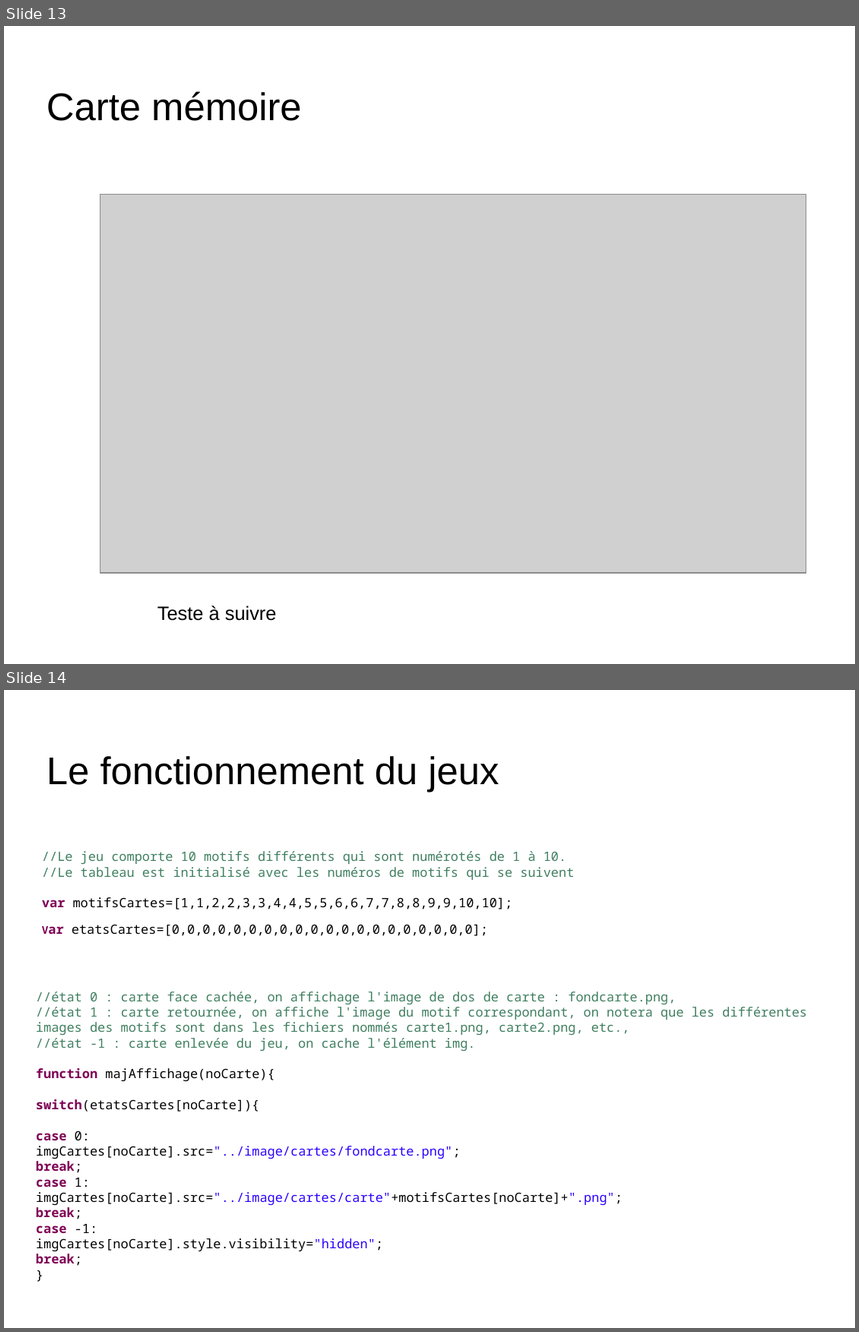
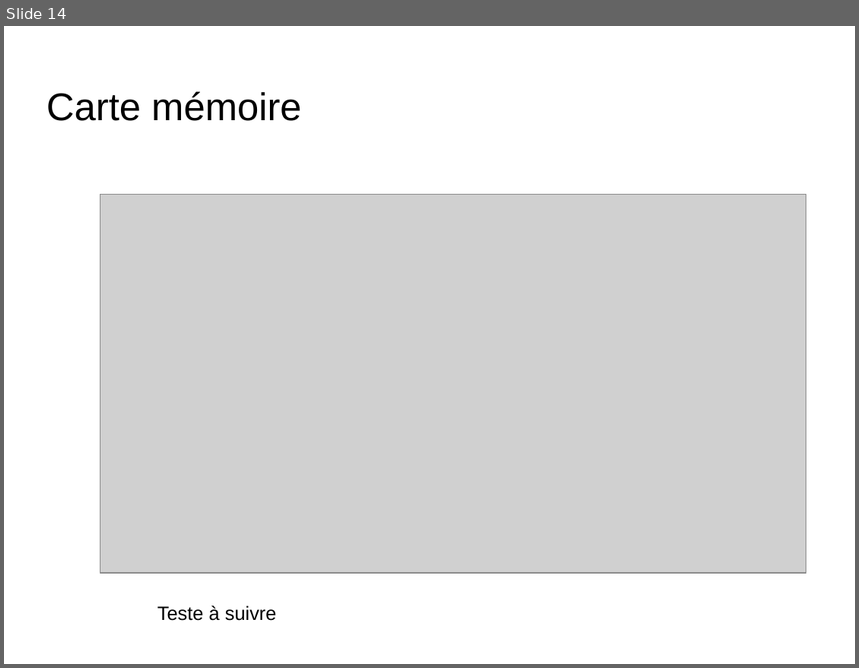
Before and after one commit to ClementM0512/Projet_Ortho, a slide deck: diapo karl Bourgault.odp. Shown one above the other, each under a label of ours: slides 13 and 14 before the commit, slide 14 after it. The pictures are 859x1332 and 859x668 pixels, drawn with LibreOffice and Linux fonts; fonts in the diff are those of the drawing; grey boxes stand for pictures; background and template pictures are left out. Boxes give left, top, right and bottom in pixels: in the first picture for what was removed or moved away, otherwise in the second. Text is boxed around its words. In the diff, an @@ line names an element or a change of style, - is before the commit and + after.

```diff
--- a/diapo karl Bourgault.odp
+++ b/diapo karl Bourgault.odp
@@ slide 14 removed at [4, 690, 855, 1328], background picture (left out) @@
@@ title removed at [47, 756, 499, 792] @@
-Le fonctionnement du jeux
@@ text removed at [42, 851, 574, 910] @@
-//Le jeu comporte 10 motifs différents qui sont numérotés de 1 à 10.
-//Le tableau est initialisé avec les numéros de motifs qui se suivent
-var motifsCartes=[1,1,2,2,3,3,4,4,5,5,6,6,7,7,8,8,9,9,10,10];
@@ text removed at [72, 924, 488, 936] @@
-Var etatsCartes=[0,0,0,0,0,0,0,0,0,0,0,0,0,0,0,0,0,0,0,0];
@@ text removed at [36, 992, 807, 1266] @@
-//état 0 : carte face cachée, on affichage l'image de dos de carte : fondcarte.png,
-//état 1 : carte retournée, on affiche l'image du motif correspondant, on notera que les différentes images des motifs sont dans les fichiers nommés carte1.png, carte2.png, etc.,
-//état -1 : carte enlevée du jeu, on cache l'élément img.
-function majAffichage(noCarte){
-switch(etatsCartes[noCarte]){
-case 0:
-imgCartes[noCarte].src="../image/cartes/fondcarte.png";
-break;
-case 1:
-imgCartes[noCarte].src="../image/cartes/carte"+motifsCartes[noCarte]+".png";
-break;
-case -1:
-imgCartes[noCarte].style.visibility="hidden";
-break;
-}
@@ what was slide 13 is now slide 14 @@
```
Also in this commit, not shown: 4 slides changed, 4 slides added, 1 other slide removed, 2 other files.
